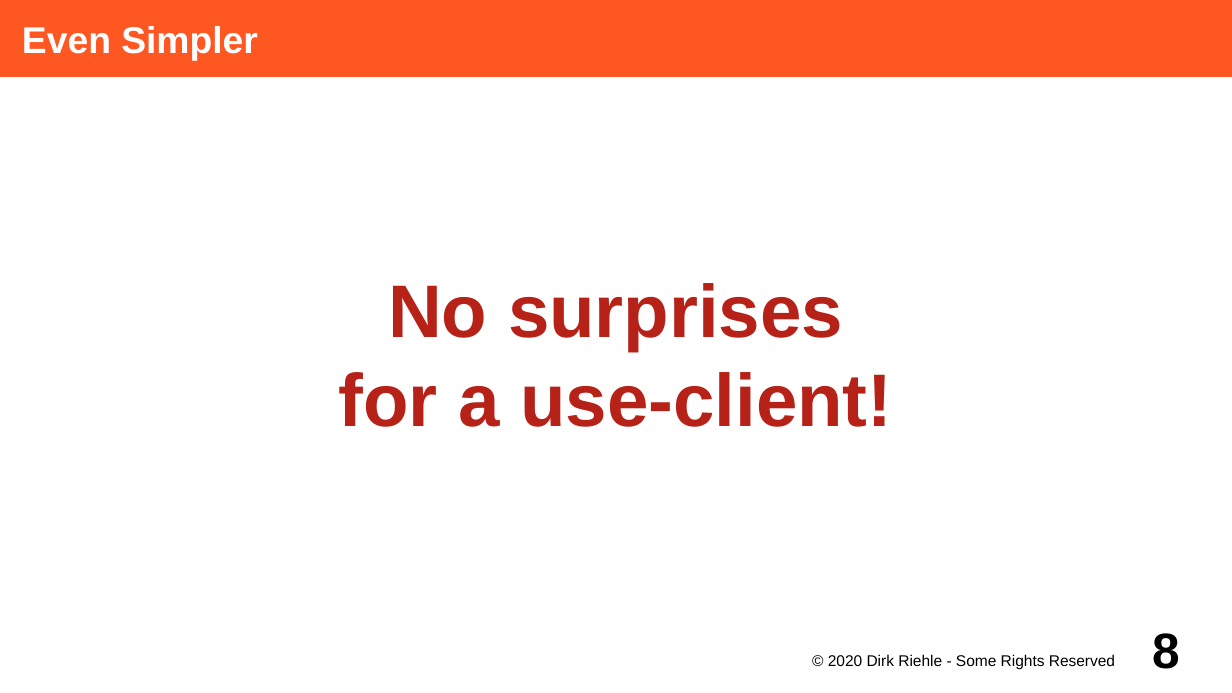
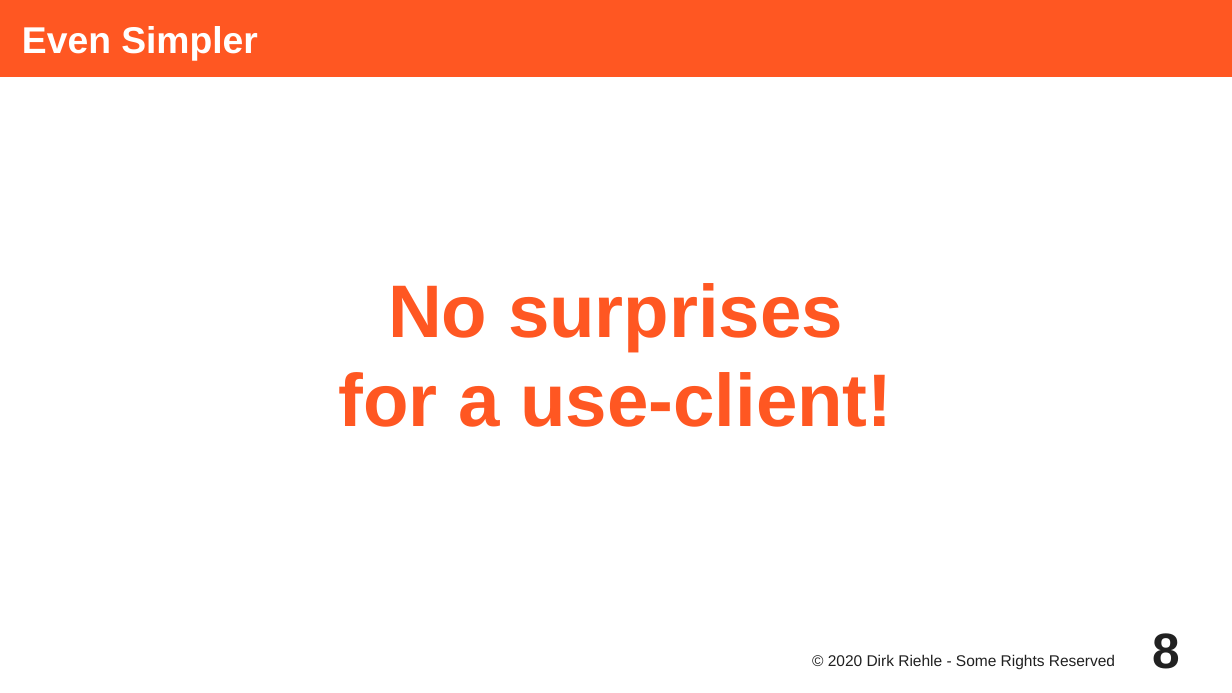
Before and after one commit to dirkriehle/adap-course, a slide deck: slide 8 of Lecture Slides/ADAP C04 - Subtyping and Inheritance.odp. Drawn at 1232x693 pixels with LibreOffice and Linux fonts; fonts in the diff are those of the drawing. Boxes give left, top, right and bottom in pixels: in the first picture for what was removed or moved away, otherwise in the second. Text is boxed around its words. In the diff, an @@ line names an element or a change of style, - is before the commit and + after.

```diff
--- a/Lecture Slides/ADAP C04 - Subtyping and Inheritance.odp
+++ b/Lecture Slides/ADAP C04 - Subtyping and Inheritance.odp
@@ subtitle "No surprises for a use-client!" at [339,283,892,427]: text colour #B62118 to #FF5722 @@
@@ page number at [1152,633,1180,669]: text colour #000000 to #212121 @@
@@ text "© 2020 Dirk Riehle - ..." at [828,654,1115,670]: text colour #000000 to #212121 @@
```
Also in this commit, not shown: 31 other slides changed, 12 other files.
